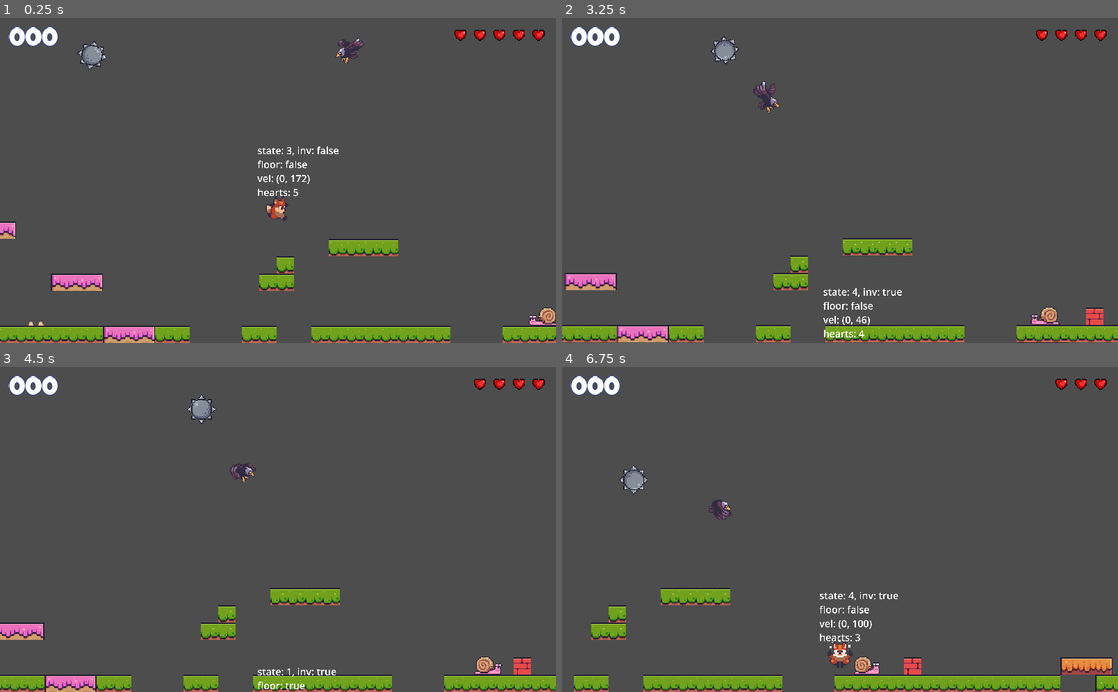
Above: before the commit, frames 1-4 (two rows, left to right).
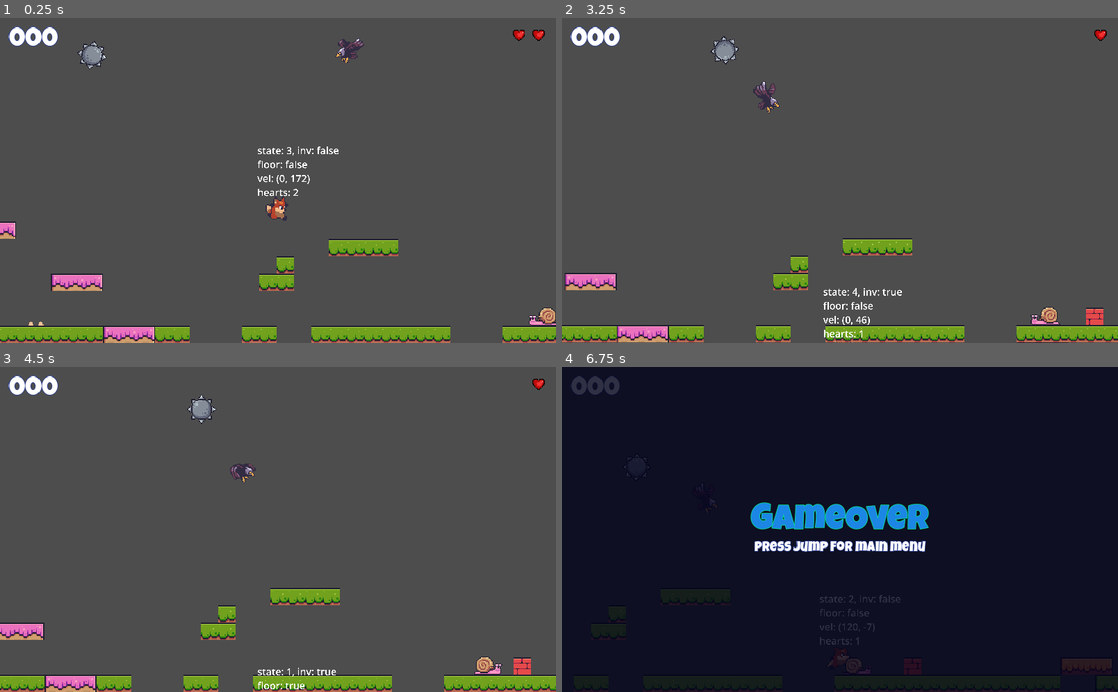
Above: after the commit, the same moments.

Repository: justknick/FoxyAntics
Game: Godot game, scene res://scenes/level_base/level_base.tscn
Two runs of this game, one before a commit and one after it. Both use one fixed random seed, a clock stepped at 60 frames per second and the inputs below.
Inputs:
- Up to frame 1 (0.25 s): no input
- Up to frame 2 (3.25 s): hold D (right) 0.53-2.03 s; tap Space (jump) at 0.6, 0.77, 1.07, 1.52, 1.55, 1.82, 2.1, 3.02, 3.05 s; tap Ctrl (shoot) at 1.35, 2.85 s; hold A (left) from 2.03 s (still down)
- Up to frame 3 (4.5 s): tap Space (jump) at 3.32, 3.6, 3.77, 4.07 s; release A (left) at 4.28 s; hold D (right) from 4.28 s (still down); tap Ctrl (shoot) at 4.35 s
- Up to frame 4 (6.75 s): keep holding D (right); tap Space (jump) at 4.52, 4.55, 4.82, 5.1, 6.02, 6.05, 6.32, 6.6 s; tap Ctrl (shoot) at 5.85 s

The runs differ from the first frame. In frame 1, 0.2% of the frame differs, in the area x 52-91%, y 3-55%; in frame 2, 0.2%; in frame 3, 0.2%; in frame 4, 100%, in the area x 0-100%, y 0-100%.

Commit message:
Section 161.35 - Game Over //

Diff:
--- a/scenes/enemy/enemy_base.gd
+++ b/scenes/enemy/enemy_base.gd
@@ -5,6 +5,8 @@
 const OFF_SCREEN_REMOVE: float = 200.0
 
 @export var points: int = 1
+
+@onready var base_animated_sprite_2d: AnimatedSprite2D = $AnimatedSprite2D
 
 var _player_ref: Player
 var _gravity: float = 800.0
@@ -16,6 +18,7 @@
 	if _player_ref == null:
 		print("no player reference")
 		return
+	SignalManager.on_game_over.connect(on_game_over)
 
 
 func _physics_process(_delta: float) -> void:
@@ -41,6 +44,10 @@
 	queue_free()
 
 
+func on_game_over() -> void:
+	base_animated_sprite_2d.pause()
+
+
 func _on_hitbox_area_entered(area: Area2D) -> void:
 	defeat()
 	print(area, " just bumped into me ", self)
--- a/scenes/enemy/snail.tscn
+++ b/scenes/enemy/snail.tscn
@@ -13,7 +13,8 @@
 
 [node name="Snail" instance=ExtResource("1_bfn8m")]
 script = ExtResource("2_chtkt")
-speed = 30.0
+speed = null
+points = null
 
 [node name="AnimatedSprite2D" parent="." index="1"]
 sprite_frames = ExtResource("3_6nylp")
--- a/scenes/game_objects/ball_spike/ball_spike.gd
+++ b/scenes/game_objects/ball_spike/ball_spike.gd
@@ -4,6 +4,14 @@
 @export var spin_speed: float = 400.0
 
 
+#func _ready() -> void:
+	#SignalManager.on_game_over.connect(on_game_over)
+
+
 func _process(delta: float) -> void:
 	progress_ratio += delta * speed
 	rotation_degrees += spin_speed * delta
+
+
+#func on_game_over() -> void:
+	#set_process(false)
--- a/scenes/game_objects/ball_spike/ball_spike.tscn
+++ b/scenes/game_objects/ball_spike/ball_spike.tscn
@@ -6,7 +6,7 @@
 [sub_resource type="CircleShape2D" id="CircleShape2D_qaejn"]
 radius = 12.0
 
-[node name="BallSpike" type="PathFollow2D"]
+[node name="BallSpike" type="PathFollow2D" groups=["Moveables"]]
 rotates = false
 script = ExtResource("1_3l71w")
 
--- a/scenes/level_base/level_base.gd
+++ b/scenes/level_base/level_base.gd
@@ -2,7 +2,7 @@
 
 
 func _ready() -> void:
-	pass
+	SignalManager.on_game_over.connect(on_game_over)
 
 
 func _process(_delta: float) -> void:
@@ -10,3 +10,11 @@
 		#print("pew!")
 		#SignalManager.on_create_bullet.emit(Vector2(50,50), Vector2(50,50), 3.0, 20.0, Constants.ObjectType.BULLET_PLAYER)
 	pass
+
+
+func on_game_over() -> void:
+	#get all moveable objects to freeze
+	for moveable in get_tree().get_nodes_in_group(Constants.MOVEABLES_GROUP):
+		print("freeing ", moveable)
+		moveable.set_physics_process(false)
+		moveable.set_process(false)
--- a/scenes/level_base/level_base.tscn
+++ b/scenes/level_base/level_base.tscn
@@ -39,14 +39,18 @@
 
 [node name="EnemyFrog" parent="Enemies" instance=ExtResource("6_y6rx7")]
 position = Vector2(-108, -188)
+points = null
+jump_timer_min = null
+jump_timer_max = null
 
 [node name="Eagle" parent="Enemies" instance=ExtResource("7_8j2p3")]
 position = Vector2(363, -274)
+points = null
 
-[node name="Hazards" type="Node2D" parent="."]
+[node name="Hazards" type="Node2D" parent="." groups=["Moveables"]]
 z_index = -1
 
-[node name="Path2D" type="Path2D" parent="Hazards"]
+[node name="Path2D" type="Path2D" parent="Hazards" groups=["Moveables"]]
 position = Vector2(-7.99479, 1.52942)
 scale = Vector2(1.02604, 1.0098)
 curve = SubResource("Curve2D_vdb3g")
--- a/scenes/player/player.gd
+++ b/scenes/player/player.gd
@@ -23,7 +23,7 @@
 var _state: PlayerState
 var _direction: Vector2 = Vector2.RIGHT
 var _invincible: bool = false
-var _lives: int = 5
+var _lives: int = 2
 
 
 func _ready() -> void:
@@ -212,6 +212,8 @@
 		SignalManager.on_game_over.emit()
 		SoundManager.play_clip(sfx_player, "game_over")
 		set_physics_process(false)
+		animation_player.stop()
+		invincible_player.stop()
 		print("player game over")
 		return false
 	return true
--- a/scenes/ui/hud.gd
+++ b/scenes/ui/hud.gd
@@ -13,8 +13,18 @@
 	_hearts = heart_h_box.get_children()
 	SignalManager.on_player_hit.connect(update_hearts_display)
 	SignalManager.on_game_started.connect(update_hearts_display)
+	SignalManager.on_game_over.connect(on_game_over)
+
+
+func game_over_controls() -> void:
+	pass
 
 
 func update_hearts_display(lives: int) -> void:
 	for heart in range(_hearts.size()):
 		_hearts[heart].visible = lives > heart
+
+
+func on_game_over() -> void:
+	color_rect.show()
+	game_over.show()
